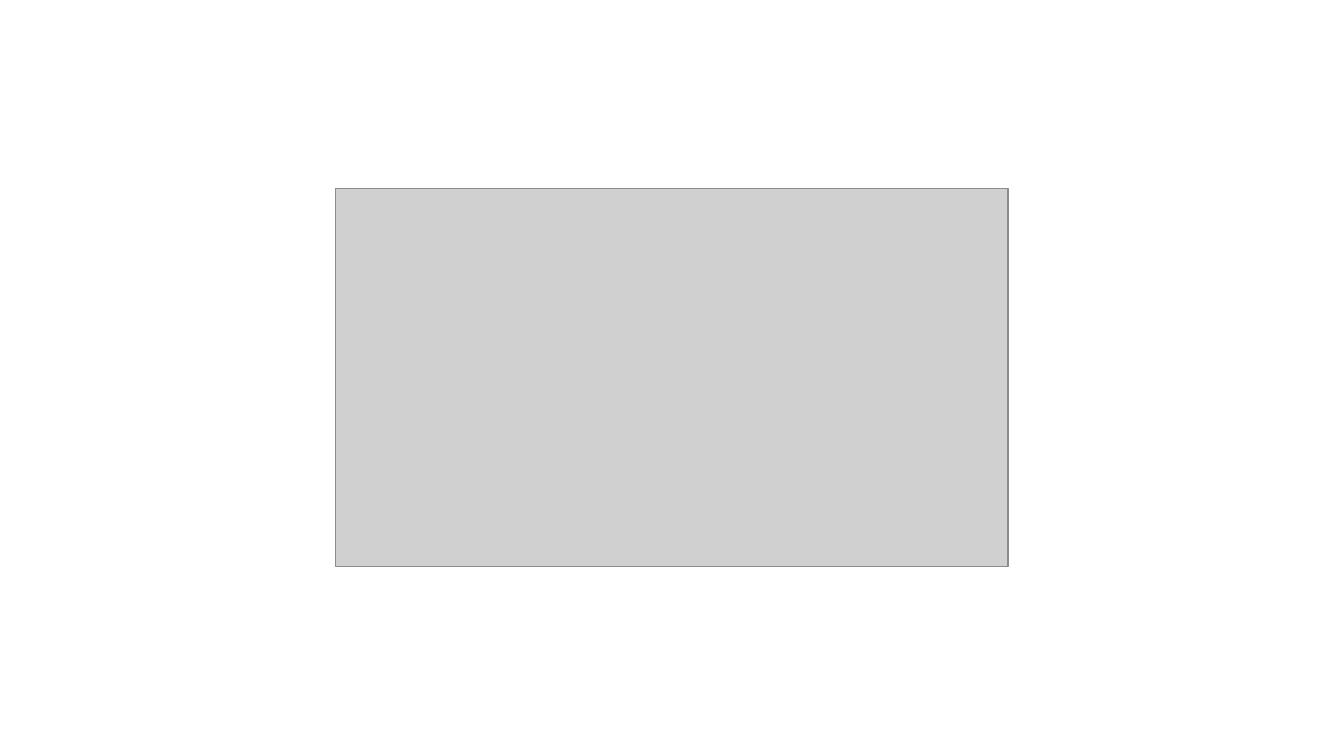
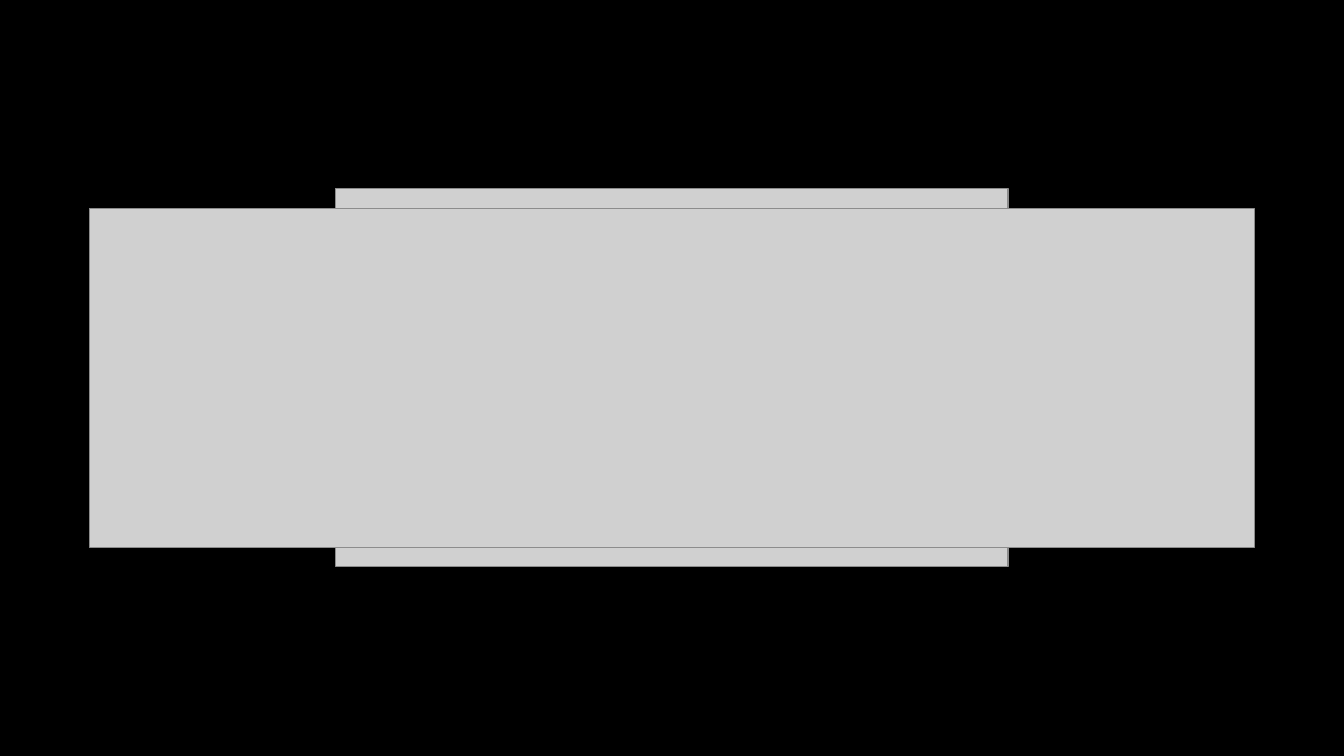
Before and after one commit to codefarm0/Java-Tech-Shots, a slide deck: slide 13 of Java Tech Shots.pptx (slide 9 before the commit). Drawn at 1344x756 pixels with LibreOffice and Linux fonts; fonts in the diff are those of the drawing; grey boxes stand for pictures. Boxes give left, top, right and bottom in pixels: in the first picture for what was removed or moved away, otherwise in the second. Text is boxed around its words. In the diff, an @@ line names an element or a change of style, - is before the commit and + after.

```diff
--- a/Java Tech Shots.pptx
+++ b/Java Tech Shots.pptx
@@ background #FFFFFF to #000000 @@
@@ picture added at [90,209,1254,547] @@
```
Also in this commit, not shown: 5 slides added, 5 other files.
